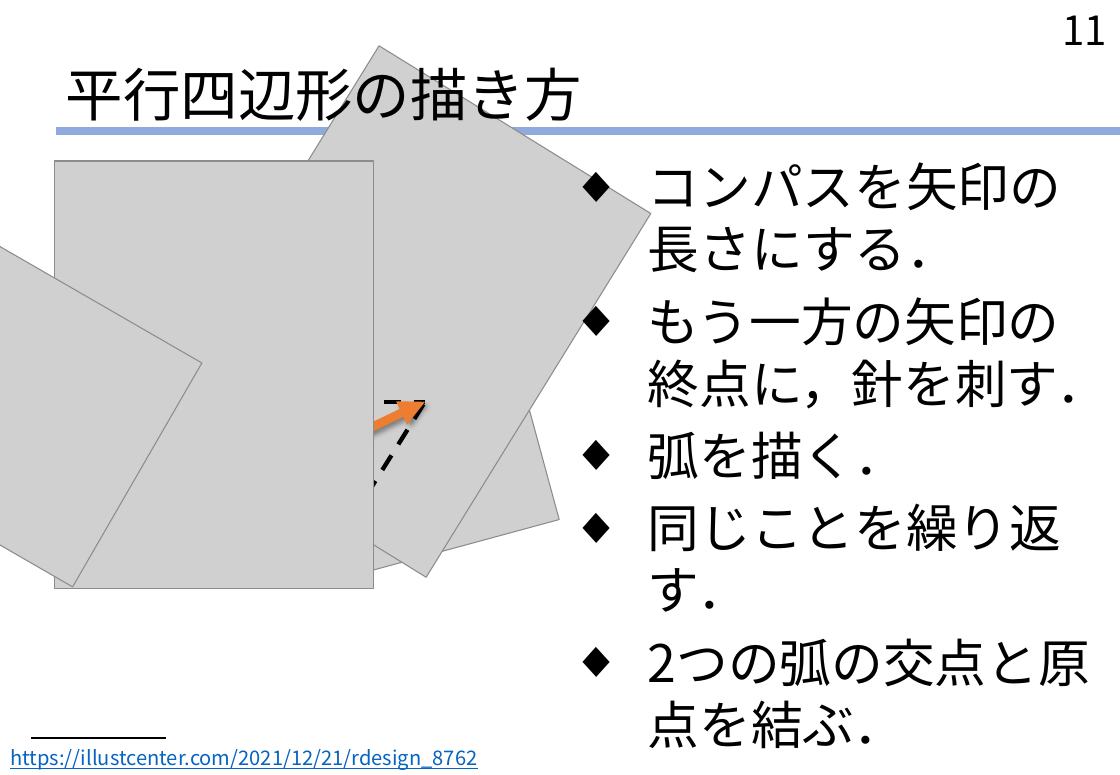
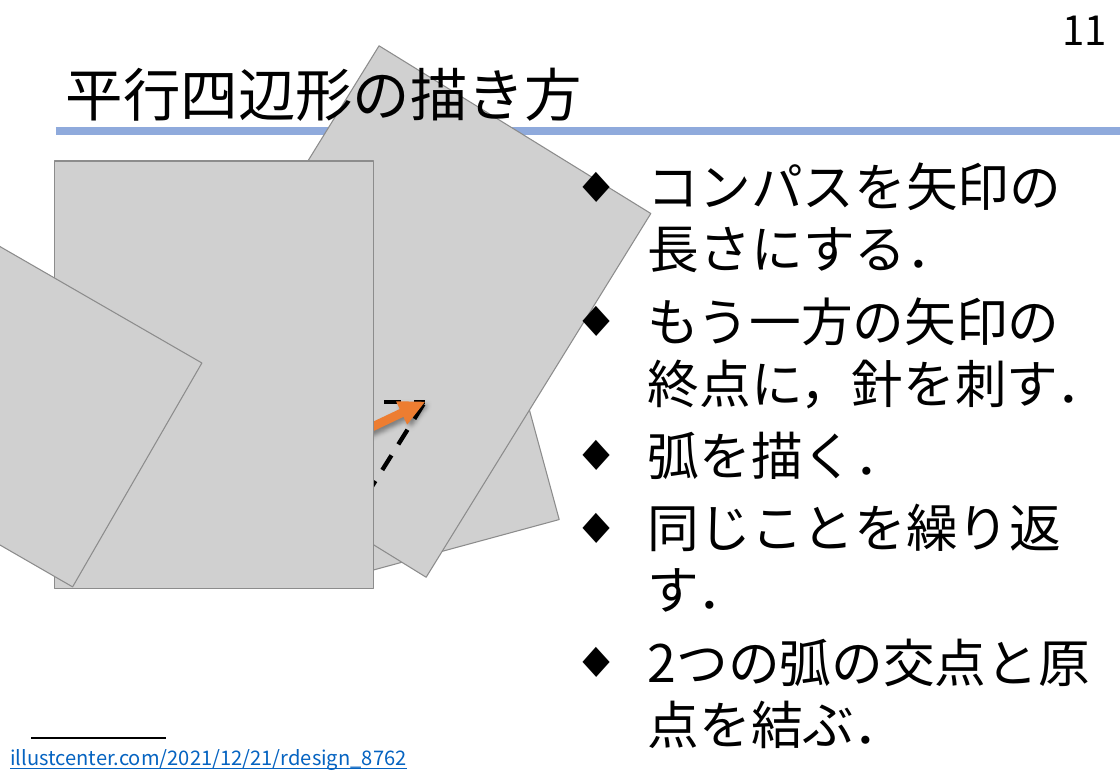
Before and after one commit to Kitocya/kitocya.github.io, a slide deck: slide 11 of JP/JPL01_slide_FD.pptx. Drawn at 1120x775 pixels with LibreOffice and Linux fonts; fonts in the diff are those of the drawing; grey boxes stand for pictures. Boxes give left, top, right and bottom in pixels: in the first picture for what was removed or moved away, otherwise in the second. Text is boxed around its words. In the diff, an @@ line names an element or a change of style, - is before the commit and + after.

```diff
--- a/JP/JPL01_slide_FD.pptx
+++ b/JP/JPL01_slide_FD.pptx
@@ text at [10,749,406,770]: text changed @@
-https://illustcenter.com/2021/12/21/rdesign_8762
+illustcenter.com/2021/12/21/rdesign_8762
```
Also in this commit, not shown: 6 other slides changed, 3 other files.
